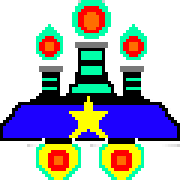
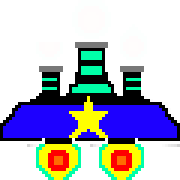
Layered file, before and after one edit (180 × 180). Changes by layer:
painted on "背景" over [left=36, top=0, right=147, bottom=60]
